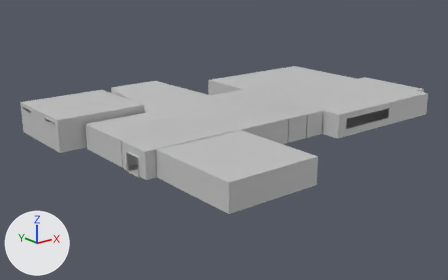
Renders of the FBX model Testing first personn/Assets/Props And Game Assets/Lewis' Models/Level2/Assets/Assets/Level3.fbx from each side of a commit.
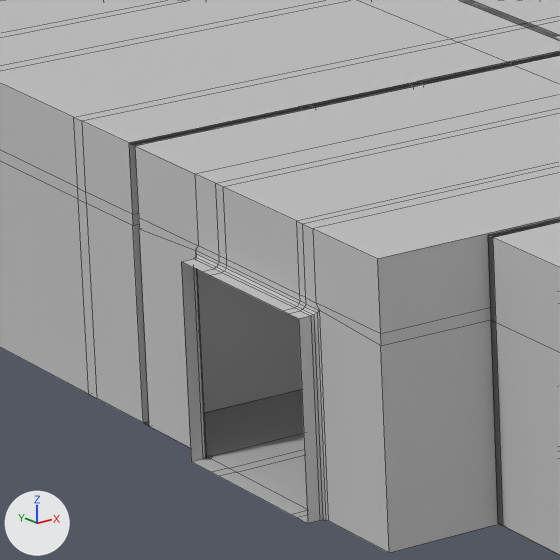
Each version is shown whole from a camera (50 mm lens) standing at (-41.4, -49.4, 22.2) and looking at (4.9, 8.6, -1.0), then close up on the part from 24% to 36% of the width and 45% to 65% of the height. Arrows for +X, +Y and +Z are at lower left; the lights stay in place. The close-ups show mesh edges as thin lines. Where no turn or scale is listed for an object, it has been applied to the vertices. Vertices at the same position are counted once.
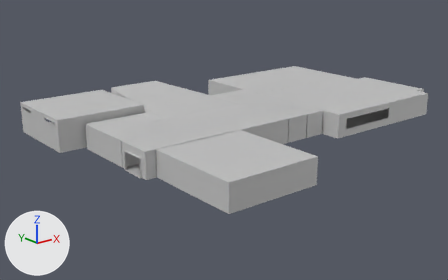
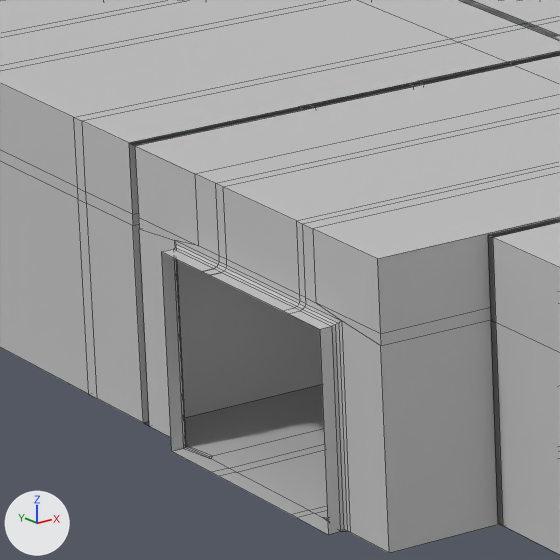
Where the change shows, as pixel boxes (x1, y1, x2, y2) in the close-ups (560 x 560 px; the box of a moved part takes in the faces that stretch with it):
part 1 of me_mesh, moved or reshaped
    both: (139, 218, 389, 553)

What changed in the scene script:
```text
Change me_mesh:
    used by ob_pcube30; location = (0.53, 5.86, 1.87)
    remove me_mesh.from_pydata(...)  # 2341 vertices, 2138 faces; spans x -15.6..34.9, y -8.8..17.3, z -1.9..3.0
    add me_mesh.from_pydata(...)  # 2346 vertices, 2142 faces; spans x -15.6..34.9, y -8.8..17.3, z -1.9..3.0
    me_mesh part 1: 14 vertices moved from x -12.7..-10.4, y -5.1..-1.8, z -1.5..0.7 to x -12.7..-10.4, y -5.5..-1.8, z -1.5..0.7; 8 vertices removed from x -12.6..-12.5, y -5.1..-2.8, z -1.5..0.6; 12 vertices added at x -12.7..-12.5, y -5.5..-2.4, z -1.5..0.6
```
